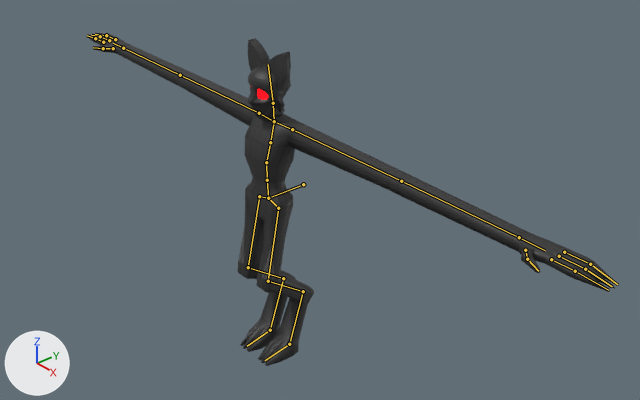
The Blender file Models/UnwrappedCreepyCat/CreepyCatUnwrapped.blend as it was, and as the next commit left it.
Both versions are drawn from a 50 mm camera at (15.28, -11.65, 14.52) aimed at (0.9, 0.71, 4.45). Every picture has the same lights, and +X, +Y and +Z are marked at lower left. The bones that bend it are drawn over the model as lines.

The first picture shows 'Body', 'Collar', 'Head'.
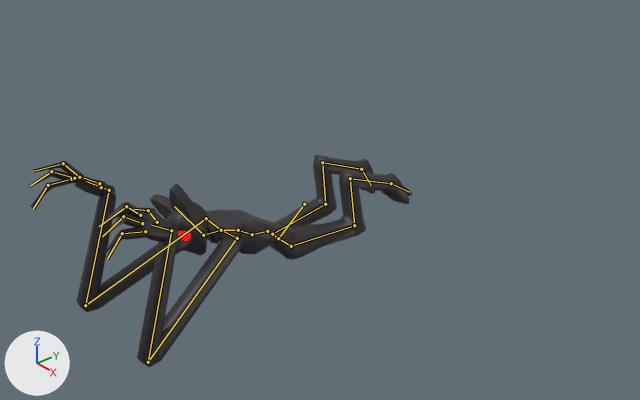
The newer file adds an action. The first version stands in its rest pose; the second is drawn at frame 15 of the action 'Pounce'.

Pixel boxes [x1, y1, x2, y2] of what changed, in the pictures (640 x 400 px):
'Body', posed (28% narrower, 36% shorter)
    before: [87, 34, 619, 366]
    after: [29, 155, 412, 367]
'Head', posed (39% wider, 10% shorter)
    before: [248, 38, 291, 119]
    after: [150, 183, 210, 256]
'Collar', posed
    before: [263, 106, 285, 122]
    after: [207, 227, 219, 244]
bone 'Root', root to tip
    before: (303, 184) to (268, 198)
    after: (304, 204) to (278, 238)
bone 'Torso.01', root to tip
    before: (267, 180) to (266, 162)
    after: (267, 231) to (252, 234)
bone 'Torso.02', root to tip
    before: (266, 162) to (270, 142)
    after: (252, 234) to (238, 230)
bone 'Torso.03', root to tip
    before: (270, 142) to (274, 121)
    after: (238, 230) to (221, 230)
bone 'UpperArm.L', root to tip
    before: (292, 129) to (401, 181)
    after: (237, 238) to (148, 362)
bone 'LowerArm.L', root to tip
    before: (401, 181) to (519, 237)
    after: (148, 362) to (171, 230)
bone 'Hand.L', root to tip
    before: (519, 237) to (545, 250)
    after: (171, 230) to (151, 225)
bone 'Finger1.1.L', root to tip
    before: (564, 252) to (590, 264)
    after: (145, 231) to (122, 233)
bone 'Finger1.2.L', root to tip
    before: (590, 264) to (617, 284)
    after: (122, 233) to (107, 258)
bone 'Finger2.1.L', root to tip
    before: (559, 256) to (585, 269)
    after: (142, 223) to (123, 216)
bone 'Finger2.2.L', root to tip
    before: (585, 269) to (612, 286)
    after: (123, 216) to (102, 236)
bone 'Finger3.1.L', root to tip
    before: (551, 259) to (575, 271)
    after: (140, 215) to (126, 206)
bone 'Finger3.2.L', root to tip
    before: (575, 271) to (608, 290)
    after: (126, 206) to (99, 226)
bone 'Finger4.1.L', root to tip
    before: (525, 250) to (527, 259)
    after: (157, 222) to (148, 210)
bone 'Finger4.2.L', root to tip
    before: (527, 259) to (538, 271)
    after: (148, 210) to (134, 209)
bone 'Neck', root to tip
    before: (274, 121) to (273, 103)
    after: (221, 230) to (203, 235)
bone 'Head', root to tip
    before: (273, 103) to (268, 64)
    after: (203, 235) to (174, 206)
bone 'UpperArm.R', root to tip
    before: (259, 113) to (180, 75)
    after: (206, 218) to (85, 305)
bone 'LowerArm.R', root to tip
    before: (180, 75) to (123, 48)
    after: (85, 305) to (109, 190)
bone 'Hand.R', root to tip
    before: (123, 48) to (113, 43)
    after: (109, 190) to (86, 181)
bone 'Finger1.1.R', root to tip
    before: (115, 39) to (106, 35)
    after: (71, 179) to (48, 185)
bone 'Finger1.2.R', root to tip
    before: (106, 35) to (95, 34)
    after: (48, 185) to (33, 209)
bone 'Finger2.1.R', root to tip
    before: (109, 40) to (100, 36)
    after: (74, 178) to (51, 171)
bone 'Finger2.2.R', root to tip
    before: (100, 36) to (91, 35)
    after: (51, 171) to (30, 186)
bone 'Finger3.1.R', root to tip
    before: (103, 42) to (95, 38)
    after: (79, 177) to (63, 163)
bone 'Finger3.2.R', root to tip
    before: (95, 38) to (87, 35)
    after: (63, 163) to (33, 171)
bone 'Finger4.1.R', root to tip
    before: (113, 48) to (103, 48)
    after: (101, 187) to (99, 183)
bone 'Finger4.2.R', root to tip
    before: (103, 48) to (93, 47)
    after: (99, 183) to (84, 178)
bone 'Hip.L', root to tip
    before: (268, 198) to (278, 208)
    after: (278, 238) to (291, 246)
bone 'Hip.L.001', root to tip
    before: (278, 208) to (268, 281)
    after: (291, 246) to (354, 225)
bone 'Hip.L.002', root to tip
    before: (268, 281) to (303, 291)
    after: (354, 225) to (350, 178)
bone 'Hip.L.003', root to tip
    before: (303, 291) to (289, 344)
    after: (350, 178) to (391, 183)
bone 'Hip.L.004', root to tip
    before: (289, 344) to (265, 360)
    after: (391, 183) to (409, 192)
bone 'Hip.R', root to tip
    before: (268, 198) to (259, 196)
    after: (278, 238) to (272, 234)
bone 'Hip.R.001', root to tip
    before: (259, 196) to (248, 267)
    after: (272, 234) to (325, 204)
bone 'Hip.R.002', root to tip
    before: (248, 267) to (283, 278)
    after: (325, 204) to (322, 162)
bone 'Hip.R.003', root to tip
    before: (283, 278) to (270, 330)
    after: (322, 162) to (361, 169)
bone 'Hip.R.004', root to tip
    before: (270, 330) to (247, 346)
    after: (361, 169) to (371, 185)

What the commit changed:
Bone 'Root' (bone_root) moves from (0.0, 0.0, 0.0) to (0.0, -0.03, 0.56).
Bone 'Root' (bone_root) turns from (0, 0, 0) to (39, 0, 0) degrees about its own x, y and z.
Bone 'Torso.01' (bone_torso_01) turns from (0, 0, 0) to (42, 0, 0) degrees about its own x, y and z.
Bone 'Torso.02' (bone_torso_02) turns from (0, 0, 0) to (-10, 0, 0) degrees about its own x, y and z.
Bone 'Torso.03' (bone_torso_03) turns from (0, 0, 0) to (12, 1, 1) degrees about its own x, y and z.
Bone 'UpperArm.L' (bone_upperarm_l) moves from (0.0, 0.0, 0.0) to (0.02, 0.0, 0.01).
Bone 'UpperArm.L' (bone_upperarm_l) turns from (0, 0, 0) to (146, -5, -102) degrees about its own x, y and z.
Bone 'LowerArm.L' (bone_lowerarm_l) moves from (0.0, 0.0, 0.0) to (-0.02, -0.09, 0.02).
Bone 'LowerArm.L' (bone_lowerarm_l) turns from (0, 0, 0) to (135, -1, -9) degrees about its own x, y and z.
Bone 'Hand.L' (bone_hand_l) turns from (0, 0, 0) to (-82, 14, -50) degrees about its own x, y and z.
Bone 'Finger1.1.L' (bone_finger1_1_l) turns from (0, 0, 0) to (-6, 4, -17) degrees about its own x, y and z.
Bone 'Finger1.2.L' (bone_finger1_2_l) turns from (0, 0, 0) to (-20, -8, -69) degrees about its own x, y and z.
Bone 'Finger2.1.L' (bone_finger2_1_l) turns from (0, 0, 0) to (1, 0, 4) degrees about its own x, y and z.
Bone 'Finger2.2.L' (bone_finger2_2_l) turns from (0, 0, 0) to (-24, -2, -65) degrees about its own x, y and z.
Bone 'Finger3.1.L' (bone_finger3_1_l) turns from (0, 0, 0) to (4, -3, 12) degrees about its own x, y and z.
Bone 'Finger3.2.L' (bone_finger3_2_l) turns from (0, 0, 0) to (-25, 4, -59) degrees about its own x, y and z.
Bone 'Finger4.1.L' (bone_finger4_1_l) turns from (0, 0, 0) to (6, -2, -1) degrees about its own x, y and z.
Bone 'Finger4.2.L' (bone_finger4_2_l) turns from (0, 0, 0) to (-33, 3, -2) degrees about its own x, y and z.
Bone 'Neck' (bone_neck) turns from (0, 0, 0) to (1, 5, 2) degrees about its own x, y and z.
Bone 'Head' (bone_head) turns from (0, 0, 0) to (-64, 27, -2) degrees about its own x, y and z.
Bone 'UpperArm.R' (bone_upperarm_r) moves from (0.0, 0.0, 0.0) to (0.02, 0.0, -0.01).
Bone 'UpperArm.R' (bone_upperarm_r) turns from (0, 0, 0) to (146, 3, 105) degrees about its own x, y and z.
Bone 'LowerArm.R' (bone_lowerarm_r) moves from (0.0, 0.0, 0.0) to (-0.03, 0.08, -0.02).
Bone 'LowerArm.R' (bone_lowerarm_r) turns from (0, 0, 0) to (135, -4, 7) degrees about its own x, y and z.
Bone 'Hand.R' (bone_hand_r) turns from (0, 0, 0) to (-85, -16, 59) degrees about its own x, y and z.
Bone 'Finger1.1.R' (bone_finger1_1_r) turns from (0, 0, 0) to (-9, -1, 32) degrees about its own x, y and z.
Bone 'Finger1.2.R' (bone_finger1_2_r) turns from (0, 0, 0) to (-8, 4, 35) degrees about its own x, y and z.
Bone 'Finger2.1.R' (bone_finger2_1_r) turns from (0, 0, 0) to (-1, 0, 4) degrees about its own x, y and z.
Bone 'Finger2.2.R' (bone_finger2_2_r) turns from (0, 0, 0) to (-10, 2, 39) degrees about its own x, y and z.
Bone 'Finger3.1.R' (bone_finger3_1_r) turns from (0, 0, 0) to (4, 3, -18) degrees about its own x, y and z.
Bone 'Finger3.2.R' (bone_finger3_2_r) turns from (0, 0, 0) to (-13, -1, 43) degrees about its own x, y and z.
Bone 'Finger4.1.R' (bone_finger4_1_r) turns from (0, 0, 0) to (9, 1, -1) degrees about its own x, y and z.
Bone 'Finger4.2.R' (bone_finger4_2_r) turns from (0, 0, 0) to (-34, -8, 0) degrees about its own x, y and z.
Bone 'Hip.L' (bone_hip_l) turns from (0, 0, 0) to (0, -1, -4) degrees about its own x, y and z.
Bone 'Hip.L.001' (bone_hip_l_001) turns from (0, 0, 0) to (17, -11, 57) degrees about its own x, y and z.
Bone 'Hip.L.002' (bone_hip_l_002) turns from (0, 0, 0) to (8, 1, 30) degrees about its own x, y and z.
Bone 'Hip.L.003' (bone_hip_l_003) turns from (0, 0, 0) to (-1, -2, -44) degrees about its own x, y and z.
Bone 'Hip.L.004' (bone_hip_l_004) turns from (0, 0, 0) to (13, 10, -46) degrees about its own x, y and z.
Bone 'Hip.R' (bone_hip_r) turns from (0, 0, 0) to (0, 2, 5) degrees about its own x, y and z.
Bone 'Hip.R.001' (bone_hip_r_001) turns from (0, 0, 0) to (18, 20, -60) degrees about its own x, y and z.
Bone 'Hip.R.002' (bone_hip_r_002) turns from (0, 0, 0) to (14, -1, -30) degrees about its own x, y and z.
Bone 'Hip.R.003' (bone_hip_r_003) turns from (0, 0, 0) to (-5, 2, 51) degrees about its own x, y and z.
Bone 'Hip.R.004' (bone_hip_r_004) turns from (0, 0, 0) to (5, -5, 27) degrees about its own x, y and z.
